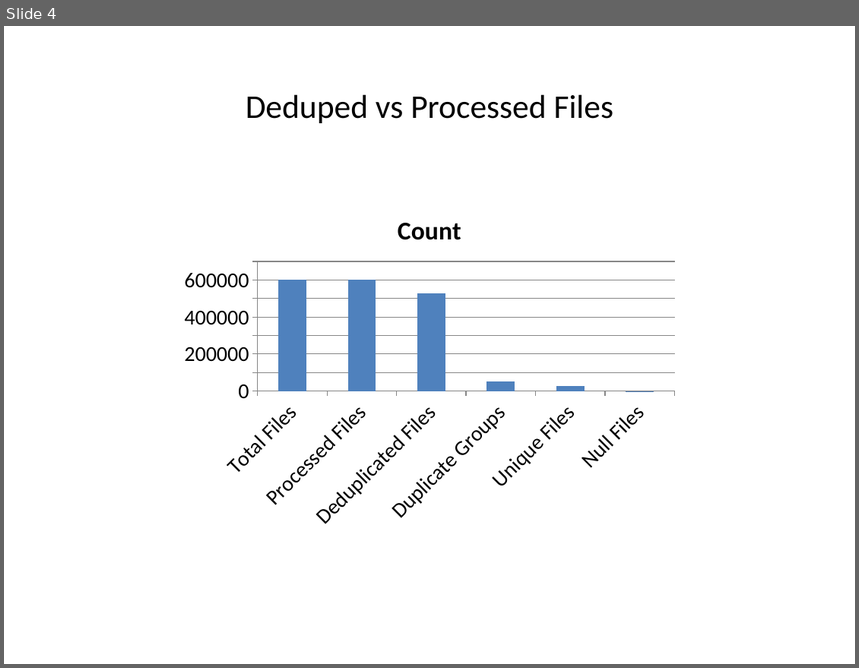
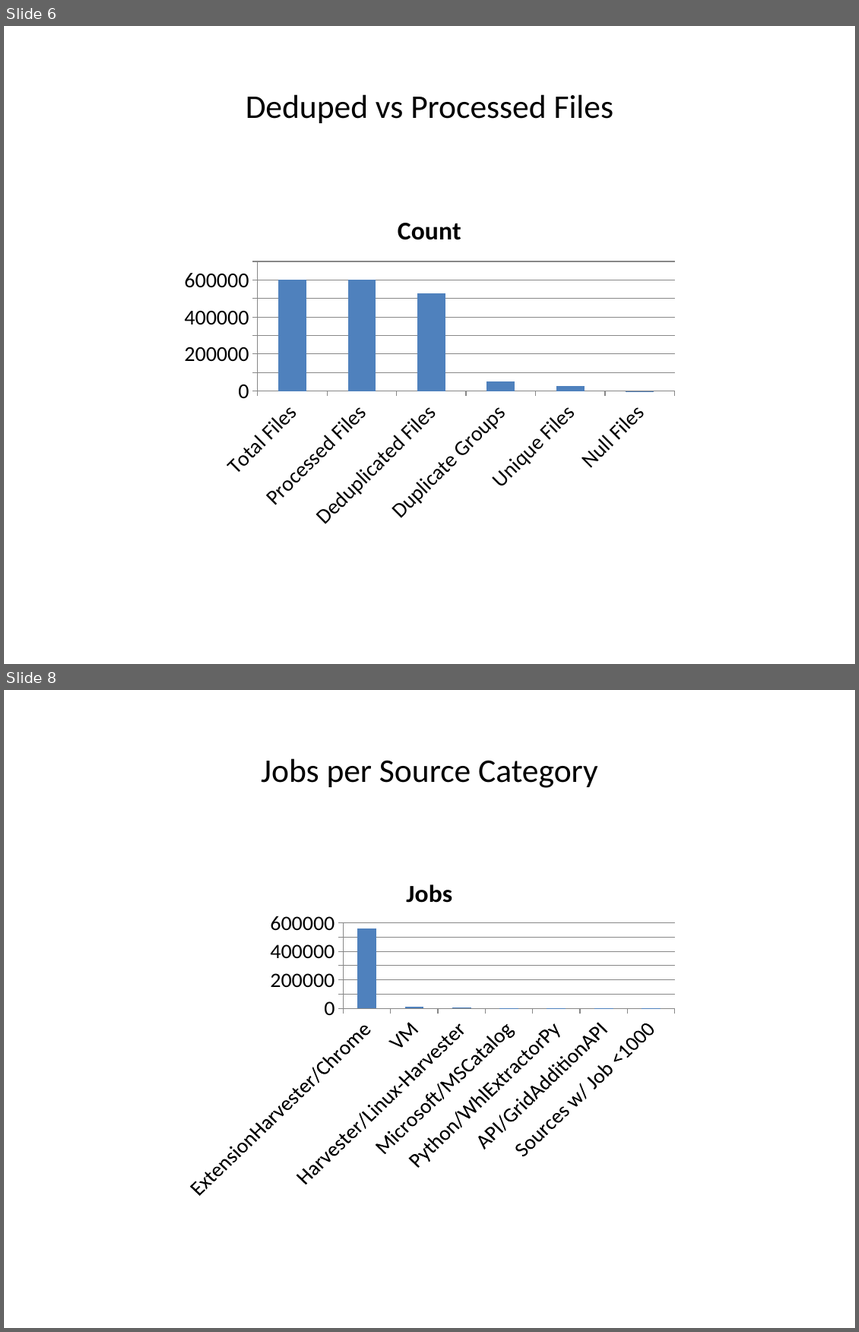
Before and after one commit to JezreelHazelEndaya/JRClient-, a slide deck: status_report.pptx. Shown one above the other, each under a label of ours: slide 4 before the commit, slides 6 and 8 after it; the slides between them are not shown. The pictures are 859x668 and 859x1332 pixels, drawn with LibreOffice and Linux fonts; fonts in the diff are those of the drawing. Boxes give left, top, right and bottom in pixels: in the first picture for what was removed or moved away, otherwise in the second. Text is boxed around its words. In the diff, an @@ line names an element or a change of style, - is before the commit and + after.

```diff
--- a/status_report.pptx
+++ b/status_report.pptx
@@ slide 8 added at (4, 690, 855, 1328), background #FFFFFF @@
@@ title added at (261, 758, 598, 788), 28 pt, text #000000 @@
+Jobs per Source Category
@@ column chart added at (174, 860, 685, 1201) @@
+title "Jobs"
+categories: ExtensionHarvester/Chrome, VM, Harvester/Linux-Harvester, Microsoft/MSCatalog, Python/WhlExtractorPy, API/GridAdditionAPI, Sources w/ Job <1000
+Jobs: 560000, 10000, 10000, 0, 0, 0, 0
@@ what was slide 4 is now slide 6 @@
```
Also in this commit, not shown: 2 slides changed, 4 other slides added, 5 other files.
